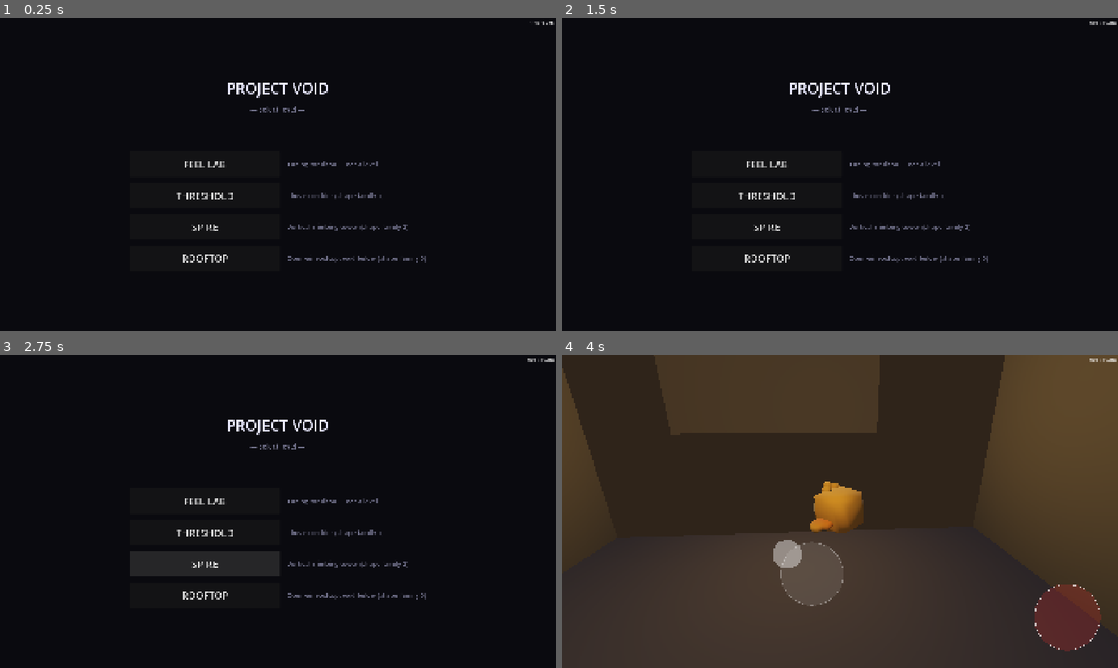
Above: before the commit, frames 1-4 (two rows, left to right).
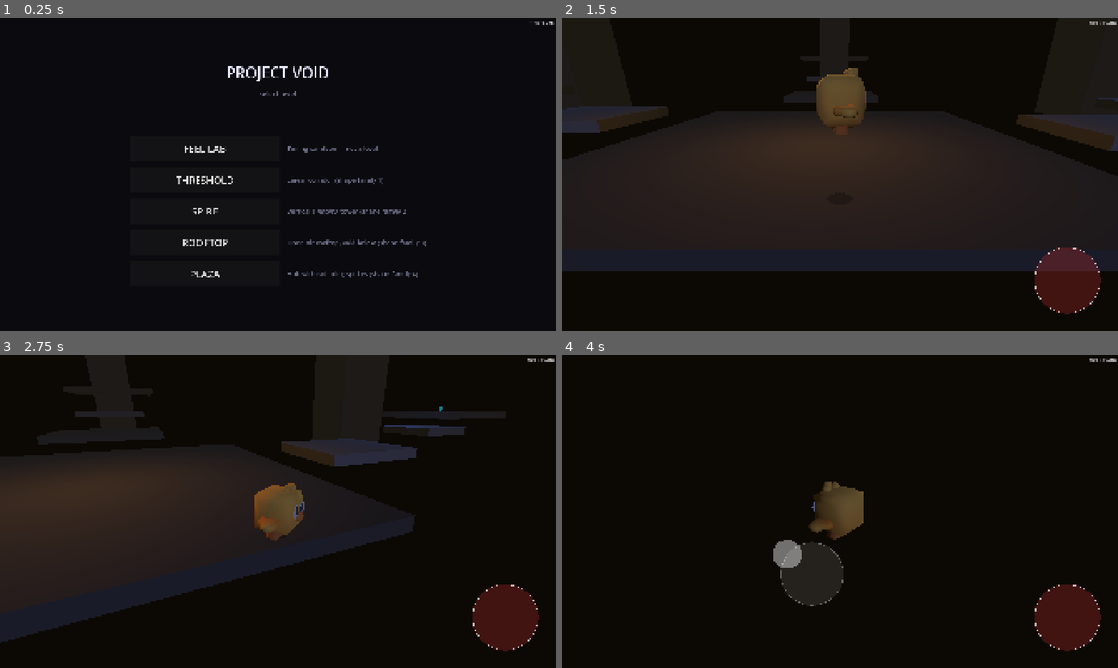
Above: after the commit, the same moments.

Repository: Adam-Vozzo/mobile-game-6
Game: Godot game, scene res://scenes/ui/level_select.tscn
Two runs of this game, one before a commit and one after it. Both use one fixed random seed, a clock stepped at 60 frames per second and the inputs below.
Inputs (mouse positions are in pixels of both pictures, inside the frame that each line leads up to):
- Up to frame 1 (0.25 s): no input
- Up to frame 2 (1.5 s): click (767, 274) at 0.5 s, where only the run after the commit has a clickable "PLAZA"; tap Enter at 1.25 s; move the mouse to (962, 158) at 1.27 s; hold Right (move_right) from 1.28 s (still down); hold Space (jump) from 1.28 s (still down); click (962, 158) at 1.42 s
- Up to frame 3 (2.75 s): release Right (move_right) at 2 s; release Space (jump) at 2 s; drag from (166, 527) to (250, 574) at 2.02 s
- Up to frame 4 (4 s): move the mouse to (895, 442) at 2.77 s; hold Right (move_right) 2.78-3.5 s; hold Q 2.78-3.5 s; tap Space (jump) at 3.05 s; drag from (812, 574) to (673, 464) at 3.52 s

The runs differ from the first frame. In frame 1, 2.9% of the frame differs, in the area x 31-77%, y 15-83%; in frame 2, 35%; in frame 3, 24%; in frame 4, 98%, in the area x 0-100%, y 0-100%.

Commit message:
feat: Plaza level — hub with radiating spokes (shape-family 4, iter 99)
scenes/levels/plaza.tscn + scripts/levels/plaza.gd: 18×18 m hub floor,
3 spoke arms (north pillar-climb win path, east moving-platform timing
arm, west narrow-beam precision arm), 10 platforms, 1 moving platform
(travel 7 m X, 4.5 s), 2 data shards, checkpoint at PillarStep2,
win state above PillarSummit (double-jump required). Central landmark
pillar 4×45×4 m visible from spawn. 4 atmosphere columns. 4 OmniLights
(amber hub / cold-blue arms / biolume-cyan summit).

Adds the Spyro PS1 hub-spoke shape-family: player sees all routes
simultaneously from the hub and chooses — distinct from Threshold
(linear), Spire (vertical shaft), Rooftop (void below, no hub).

level_select.gd + dev_menu_overlay.gd: Plaza entry added to selector
and Load Level section. PLAN.md: Shape 4 done, Shape 5 (cavern) queued.

https://claude.ai/code/session_01Dbf1bjYhQLXG2EFFaqiXoT

Diff:
--- /dev/null
+++ b/scenes/levels/plaza.tscn
@@ -0,0 +1,293 @@
+[gd_scene load_steps=39 format=3]
+
+[ext_resource type="Script" path="res://scripts/levels/plaza.gd" id="1_plaza"]
+[ext_resource type="Script" path="res://scripts/levels/checkpoint.gd" id="2_cp"]
+[ext_resource type="Script" path="res://scripts/levels/win_state.gd" id="3_win"]
+[ext_resource type="PackedScene" path="res://scenes/player/player.tscn" id="4_player"]
+[ext_resource type="PackedScene" path="res://scenes/player/camera_rig.tscn" id="5_camrig"]
+[ext_resource type="PackedScene" path="res://scenes/ui/touch_overlay.tscn" id="6_touch"]
+[ext_resource type="Material" path="res://resources/materials/mat_concrete.tres" id="7_matC"]
+[ext_resource type="Material" path="res://resources/materials/mat_concrete_dark.tres" id="8_matCd"]
+[ext_resource type="Script" path="res://scripts/levels/moving_platform.gd" id="9_movp"]
+[ext_resource type="Script" path="res://scripts/levels/ghost_trail_renderer.gd" id="10_ghost"]
+[ext_resource type="Script" path="res://tools/debug/player_debug_draw.gd" id="11_dbg"]
+[ext_resource type="PackedScene" path="res://scenes/levels/data_shard.tscn" id="12_shard"]
+
+[sub_resource type="Environment" id="Env_Plaza"]
+background_mode = 1
+background_color = Color(0.06, 0.05, 0.04, 1)
+ambient_light_source = 2
+ambient_light_color = Color(0.25, 0.22, 0.18, 1)
+ambient_light_energy = 0.30
+tonemap_mode = 2
+fog_enabled = true
+fog_light_color = Color(0.10, 0.09, 0.07, 1)
+fog_light_energy = 1.0
+fog_density = 0.055
+fog_aerial_perspective = 0.5
+fog_sky_affect = 0.0
+
+[sub_resource type="BoxMesh" id="Mesh_Hub"]
+material = ExtResource("8_matCd")
+size = Vector3(18, 0.5, 18)
+
+[sub_resource type="BoxShape3D" id="Shape_Hub"]
+size = Vector3(18, 0.5, 18)
+
+[sub_resource type="BoxMesh" id="Mesh_PStep1"]
+material = ExtResource("8_matCd")
+size = Vector3(8, 0.5, 7)
+
+[sub_resource type="BoxShape3D" id="Shape_PStep1"]
+size = Vector3(8, 0.5, 7)
+
+[sub_resource type="BoxMesh" id="Mesh_PStep2"]
+material = ExtResource("7_matC")
+size = Vector3(6, 0.5, 5)
+
+[sub_resource type="BoxShape3D" id="Shape_PStep2"]
+size = Vector3(6, 0.5, 5)
+
+[sub_resource type="BoxMesh" id="Mesh_PSummit"]
+material = ExtResource("8_matCd")
+size = Vector3(9, 0.5, 8)
+
+[sub_resource type="BoxShape3D" id="Shape_PSummit"]
+size = Vector3(9, 0.5, 8)
+
+[sub_resource type="BoxMesh" id="Mesh_ESide1"]
+material = ExtResource("7_matC")
+size = Vector3(5, 0.5, 5)
+
+[sub_resource type="BoxShape3D" id="Shape_ESide1"]
+size = Vector3(5, 0.5, 5)
+
+[sub_resource type="BoxMesh" id="Mesh_EMovPlat"]
+material = ExtResource("7_matC")
+size = Vector3(4, 0.5, 4)
+
+[sub_resource type="BoxShape3D" id="Shape_EMovPlat"]
+size = Vector3(4, 0.5, 4)
+
+[sub_resource type="BoxMesh" id="Mesh_ETerm"]
+material = ExtResource("8_matCd")
+size = Vector3(8, 0.5, 7)
+
+[sub_resource type="BoxShape3D" id="Shape_ETerm"]
+size = Vector3(8, 0.5, 7)
+
+[sub_resource type="BoxMesh" id="Mesh_WPost"]
+material = ExtResource("7_matC")
+size = Vector3(5, 0.5, 5)
+
+[sub_resource type="BoxShape3D" id="Shape_WPost"]
+size = Vector3(5, 0.5, 5)
+
+[sub_resource type="BoxMesh" id="Mesh_WNarrow"]
+material = ExtResource("7_matC")
+size = Vector3(3, 0.5, 7)
+
+[sub_resource type="BoxShape3D" id="Shape_WNarrow"]
+size = Vector3(3, 0.5, 7)
+
+[sub_resource type="BoxMesh" id="Mesh_WChamber"]
+material = ExtResource("8_matCd")
+size = Vector3(9, 0.5, 8)
+
+[sub_resource type="BoxShape3D" id="Shape_WChamber"]
+size = Vector3(9, 0.5, 8)
+
+[sub_resource type="BoxMesh" id="Mesh_Column"]
+material = ExtResource("8_matCd")
+size = Vector3(7, 60, 7)
+
+[sub_resource type="BoxMesh" id="Mesh_PillarCol"]
+material = ExtResource("8_matCd")
+size = Vector3(4, 45, 4)
+
+[sub_resource type="BoxShape3D" id="Shape_Checkpoint"]
+size = Vector3(7, 3, 5)
+
+[sub_resource type="BoxShape3D" id="Shape_WinState"]
+size = Vector3(8, 3, 6)
+
+[node name="Plaza" type="Node3D"]
+script = ExtResource("1_plaza")
+
+[node name="WorldEnv" type="WorldEnvironment" parent="."]
+environment = SubResource("Env_Plaza")
+
+[node name="KeyLight" type="DirectionalLight3D" parent="."]
+transform = Transform3D(1, 0, 0, 0, 0.940, 0.342, 0, -0.342, 0.940, 0, 25, 0)
+light_color = Color(0.60, 0.65, 0.90, 1)
+light_energy = 0.25
+shadow_enabled = false
+
+[node name="Lights" type="Node3D" parent="."]
+
+[node name="HubLight" type="OmniLight3D" parent="Lights"]
+transform = Transform3D(1, 0, 0, 0, 1, 0, 0, 0, 1, 0, 5, 2)
+light_color = Color(0.85, 0.60, 0.25, 1)
+light_energy = 3.5
+omni_range = 14.0
+
+[node name="ELight" type="OmniLight3D" parent="Lights"]
+transform = Transform3D(1, 0, 0, 0, 1, 0, 0, 0, 1, 20, 4, -2)
+light_color = Color(0.35, 0.50, 0.85, 1)
+light_energy = 2.5
+omni_range = 12.0
+
+[node name="WLight" type="OmniLight3D" parent="Lights"]
+transform = Transform3D(1, 0, 0, 0, 1, 0, 0, 0, 1, -20, 4, -3)
+light_color = Color(0.35, 0.50, 0.85, 1)
+light_energy = 2.5
+omni_range = 12.0
+
+[node name="PillarLight" type="OmniLight3D" parent="Lights"]
+transform = Transform3D(1, 0, 0, 0, 1, 0, 0, 0, 1, 0, 7, -30)
+light_color = Color(0.25, 0.80, 0.70, 1)
+light_energy = 3.5
+omni_range = 14.0
+
+[node name="PlayerSpawn" type="Marker3D" parent="."]
+transform = Transform3D(1, 0, 0, 0, 1, 0, 0, 0, 1, 0, 1, 7)
+
+[node name="Player" parent="." instance=ExtResource("4_player")]
+transform = Transform3D(1, 0, 0, 0, 1, 0, 0, 0, 1, 0, 1, 7)
+
+[node name="CameraRig" parent="." instance=ExtResource("5_camrig")]
+target_path = NodePath("../Player")
+
+[node name="TouchOverlay" parent="." instance=ExtResource("6_touch")]
+
+[node name="PlayerDebugDraw" type="MeshInstance3D" parent="."]
+script = ExtResource("11_dbg")
+
+[node name="GhostTrailRenderer" type="Node3D" parent="."]
+script = ExtResource("10_ghost")
+
+[node name="Platforms" type="Node3D" parent="."]
+
+[node name="HubFloor" type="StaticBody3D" parent="Platforms"]
+transform = Transform3D(1, 0, 0, 0, 1, 0, 0, 0, 1, 0, -0.25, 0)
+[node name="Mesh" type="MeshInstance3D" parent="Platforms/HubFloor"]
+mesh = SubResource("Mesh_Hub")
+[node name="Collider" type="CollisionShape3D" parent="Platforms/HubFloor"]
+shape = SubResource("Shape_Hub")
+
+[node name="PillarStep1" type="StaticBody3D" parent="Platforms"]
+transform = Transform3D(1, 0, 0, 0, 1, 0, 0, 0, 1, 0, 0.75, -14)
+[node name="Mesh" type="MeshInstance3D" parent="Platforms/PillarStep1"]
+mesh = SubResource("Mesh_PStep1")
+[node name="Collider" type="CollisionShape3D" parent="Platforms/PillarStep1"]
+shape = SubResource("Shape_PStep1")
+
+[node name="PillarStep2" type="StaticBody3D" parent="Platforms"]
+transform = Transform3D(1, 0, 0, 0, 1, 0, 0, 0, 1, 0, 2.25, -22)
+[node name="Mesh" type="MeshInstance3D" parent="Platforms/PillarStep2"]
+mesh = SubResource("Mesh_PStep2")
+[node name="Collider" type="CollisionShape3D" parent="Platforms/PillarStep2"]
+shape = SubResource("Shape_PStep2")
+
+[node name="PillarSummit" type="StaticBody3D" parent="Platforms"]
+transform = Transform3D(1, 0, 0, 0, 1, 0, 0, 0, 1, 0, 4.75, -30)
+[node name="Mesh" type="MeshInstance3D" parent="Platforms/PillarSummit"]
+mesh = SubResource("Mesh_PSummit")
+[node name="Collider" type="CollisionShape3D" parent="Platforms/PillarSummit"]
+shape = SubResource("Shape_PSummit")
+
+[node name="ESide1" type="StaticBody3D" parent="Platforms"]
+transform = Transform3D(1, 0, 0, 0, 1, 0, 0, 0, 1, 12, 0.75, 2)
+[node name="Mesh" type="MeshInstance3D" parent="Platforms/ESide1"]
+mesh = SubResource("Mesh_ESide1")
+[node name="Collider" type="CollisionShape3D" parent="Platforms/ESide1"]
+shape = SubResource("Shape_ESide1")
+
+[node name="MovingPlatE" type="AnimatableBody3D" parent="Platforms"]
+transform = Transform3D(1, 0, 0, 0, 1, 0, 0, 0, 1, 15, 1.25, -1)
+script = ExtResource("9_movp")
+travel = Vector3(7, 0, 0)
+period_seconds = 4.5
+[node name="Mesh" type="MeshInstance3D" parent="Platforms/MovingPlatE"]
+mesh = SubResource("Mesh_EMovPlat")
+[node name="Collider" type="CollisionShape3D" parent="Platforms/MovingPlatE"]
+shape = SubResource("Shape_EMovPlat")
+
+[node name="ETerminus" type="StaticBody3D" parent="Platforms"]
+transform = Transform3D(1, 0, 0, 0, 1, 0, 0, 0, 1, 28, 2.25, -4)
+[node name="Mesh" type="MeshInstance3D" parent="Platforms/ETerminus"]
+mesh = SubResource("Mesh_ETerm")
+[node name="Collider" type="CollisionShape3D" parent="Platforms/ETerminus"]
+shape = SubResource("Shape_ETerm")
+
+[node name="WPost" type="StaticBody3D" parent="Platforms"]
+transform = Transform3D(1, 0, 0, 0, 1, 0, 0, 0, 1, -12, 0.75, -1)
+[node name="Mesh" type="MeshInstance3D" parent="Platforms/WPost"]
+mesh = SubResource("Mesh_WPost")
+[node name="Collider" type="CollisionShape3D" parent="Platforms/WPost"]
+shape = SubResource("Shape_WPost")
+
+[node name="WNarrow" type="StaticBody3D" parent="Platforms"]
+transform = Transform3D(1, 0, 0, 0, 1, 0, 0, 0, 1, -19, 1.75, -3)
+[node name="Mesh" type="MeshInstance3D" parent="Platforms/WNarrow"]
+mesh = SubResource("Mesh_WNarrow")
+[node name="Collider" type="CollisionShape3D" parent="Platforms/WNarrow"]
+shape = SubResource("Shape_WNarrow")
+
+[node name="WChamber" type="StaticBody3D" parent="Platforms"]
+transform = Transform3D(1, 0, 0, 0, 1, 0, 0, 0, 1, -28, 2.75, -5)
+[node name="Mesh" type="MeshInstance3D" parent="Platforms/WChamber"]
+mesh = SubResource("Mesh_WChamber")
+[node name="Collider" type="CollisionShape3D" parent="Platforms/WChamber"]
+shape = SubResource("Shape_WChamber")
+
+[node name="Atmosphere" type="Node3D" parent="."]
+
+[node name="ColNE" type="MeshInstance3D" parent="Atmosphere"]
+transform = Transform3D(1, 0, 0, 0, 1, 0, 0, 0, 1, 30, 28, -20)
+mesh = SubResource("Mesh_Column")
+
+[node name="ColNW" type="MeshInstance3D" parent="Atmosphere"]
+transform = Transform3D(1, 0, 0, 0, 1, 0, 0, 0, 1, -30, 28, -20)
+mesh = SubResource("Mesh_Column")
+
+[node name="ColSE" type="MeshInstance3D" parent="Atmosphere"]
+transform = Transform3D(1, 0, 0, 0, 1, 0, 0, 0, 1, 30, 28, 12)
+mesh = SubResource("Mesh_Column")
+
+[node name="ColSW" type="MeshInstance3D" parent="Atmosphere"]
+transform = Transform3D(1, 0, 0, 0, 1, 0, 0, 0, 1, -30, 28, 12)
+mesh = SubResource("Mesh_Column")
+
+[node name="PillarCol" type="MeshInstance3D" parent="Atmosphere"]
+transform = Transform3D(1, 0, 0, 0, 1, 0, 0, 0, 1, 0, 22, -30)
+mesh = SubResource("Mesh_PillarCol")
+
+[node name="Shards" type="Node3D" parent="."]
+
+[node name="Shard1" parent="Shards" instance=ExtResource("12_shard")]
+transform = Transform3D(1, 0, 0, 0, 1, 0, 0, 0, 1, 28, 2.75, -4)
+
+[node name="Shard2" parent="Shards" instance=ExtResource("12_shard")]
+transform = Transform3D(1, 0, 0, 0, 1, 0, 0, 0, 1, -28, 3.25, -5)
+
+[node name="CheckPoint" type="Area3D" parent="."]
+transform = Transform3D(1, 0, 0, 0, 1, 0, 0, 0, 1, 0, 4, -22)
+script = ExtResource("2_cp")
+checkpoint_id = &"pillar_mid"
+collision_layer = 0
+collision_mask = 2
+monitoring = true
+monitorable = false
+[node name="Shape" type="CollisionShape3D" parent="CheckPoint"]
+shape = SubResource("Shape_Checkpoint")
+
+[node name="WinState" type="Area3D" parent="."]
+transform = Transform3D(1, 0, 0, 0, 1, 0, 0, 0, 1, 0, 6.5, -30)
+script = ExtResource("3_win")
+collision_layer = 0
+collision_mask = 2
+monitoring = true
+monitorable = false
+[node name="Shape" type="CollisionShape3D" parent="WinState"]
+shape = SubResource("Shape_WinState")
--- /dev/null
+++ b/scripts/levels/plaza.gd
@@ -0,0 +1,62 @@
+extends Node3D
+## Plaza — Gate 1 level candidate, shape-family: hub with radiating spokes.
+##
+## Parti: a ruined transit atrium at the intersection of three megastructure
+## circulation corridors. The hub floor is the only large flat space — the
+## three decommissioned spoke-arms radiate outward (north, east, west) to
+## dead-end platforms with salvageable data shards. At the centre of the
+## north wall, a monitoring pillar climbs toward a breach in the ceiling slab.
+## That breach is the only exit.
+##
+## Shape family: central hub + radiating spoke arms (Spyro PS1 grammar).
+## Distinct from: Threshold (linear), Spire (vertical shaft), Rooftop (void
+## below, no hub). Here the player is anchored by the hub, sees all routes
+## simultaneously, and chooses.
+##
+## Routes:
+##   Hub → PillarStep1 → PillarStep2 (CP) → PillarSummit (WIN)  [north, critical]
+##   Hub → ESide1 → MovingPlatE → ETerminus (Shard 1)            [east, timing]
+##   Hub → WPost → WNarrow → WChamber (Shard 2)                  [west, precision]
+##
+## Skill target: ~40 s skilled / ~3 min new player.
+## Checkpoint at PillarStep2 (mid pillar-climb, before hardest jump).
+
+@export var spawn_marker_path: NodePath = ^"PlayerSpawn"
+## Placeholder; calibrate from first on-device wall-clock run (3–5 deaths).
+@export var par_time_seconds: float = 40.0
+
+@onready var _spawn: Marker3D = get_node_or_null(spawn_marker_path) as Marker3D
+
+var _results_panel: ResultsPanel = null
+
+
+func _ready() -> void:
+	if _spawn != null:
+		for player: Node in get_tree().get_nodes_in_group(&"player"):
+			if player is Node3D:
+				(player as Node3D).global_transform = _spawn.global_transform
+	if has_node("/root/Game"):
+		Game.current_level_path = scene_file_path
+		Game.shards_total = get_tree().get_nodes_in_group(&"data_shard").size()
+		Game.level_completed.connect(_on_level_completed)
+		Game.start_run()
+	_results_panel = ResultsPanel.new()
+	add_child(_results_panel)
+	if has_node("/root/Audio"):
+		Audio.set_ambient_zone(1)
+
+
+func _on_level_completed() -> void:
+	if _results_panel != null:
+		_results_panel.show_results(
+			Game.run_time_seconds,
+			par_time_seconds,
+			Game.shards_collected,
+			Game.shards_total,
+		)
+
+
+func get_spawn_transform() -> Transform3D:
+	if _spawn != null:
+		return _spawn.global_transform
+	return Transform3D.IDENTITY
--- a/scripts/ui/level_select.gd
+++ b/scripts/ui/level_select.gd
@@ -24,6 +24,11 @@
 		"name": "ROOFTOP",
 		"path": "res://scenes/levels/rooftop.tscn",
 		"desc": "Open-air rooftop, void below (shape family 3)",
+	},
+	{
+		"name": "PLAZA",
+		"path": "res://scenes/levels/plaza.tscn",
+		"desc": "Hub with radiating spokes (shape family 4)",
 	},
 ]
 
--- a/tools/dev_menu/dev_menu_overlay.gd
+++ b/tools/dev_menu/dev_menu_overlay.gd
@@ -285,6 +285,7 @@
 		{"label": "Threshold (Gate 1)", "path": "res://scenes/levels/threshold.tscn"},
 		{"label": "Spire (tower)",      "path": "res://scenes/levels/spire.tscn"},
 		{"label": "Rooftop (void)",     "path": "res://scenes/levels/rooftop.tscn"},
+		{"label": "Plaza (hub/spokes)", "path": "res://scenes/levels/plaza.tscn"},
 		{"label": "Feel Lab",           "path": "res://scenes/levels/feel_lab.tscn"},
 	]
 	for entry: Dictionary in levels:
Not shown, changed: README.md
Not shown, changed: docs/PLAN.md
